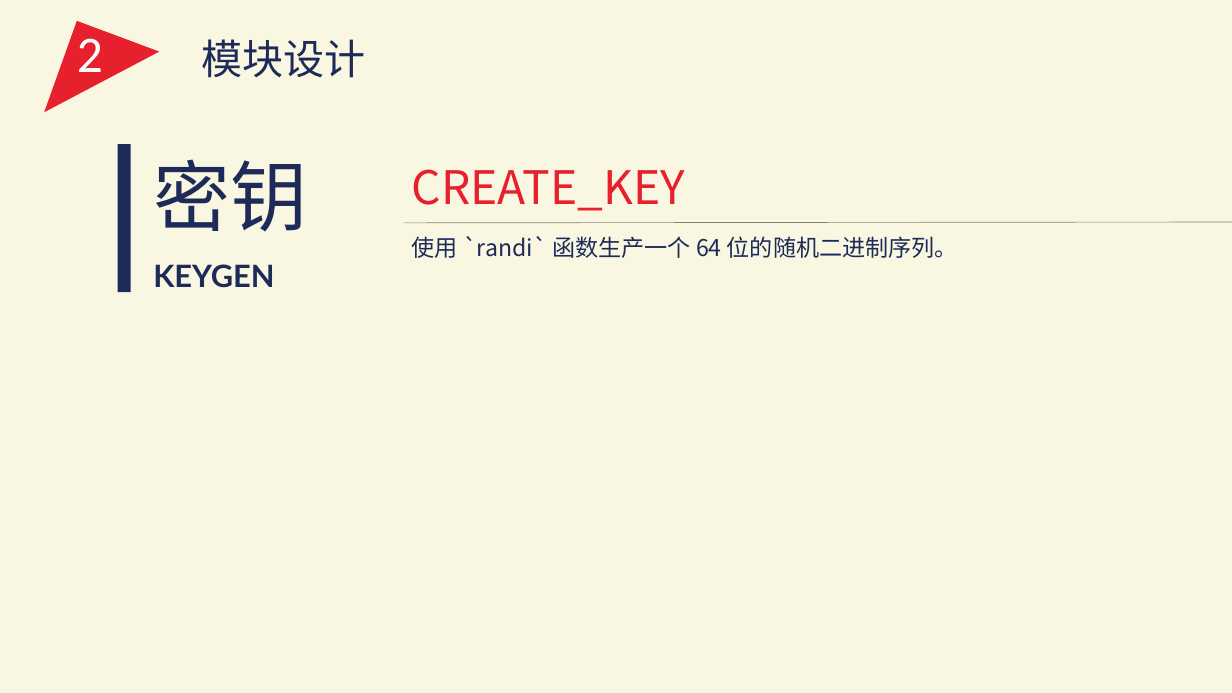
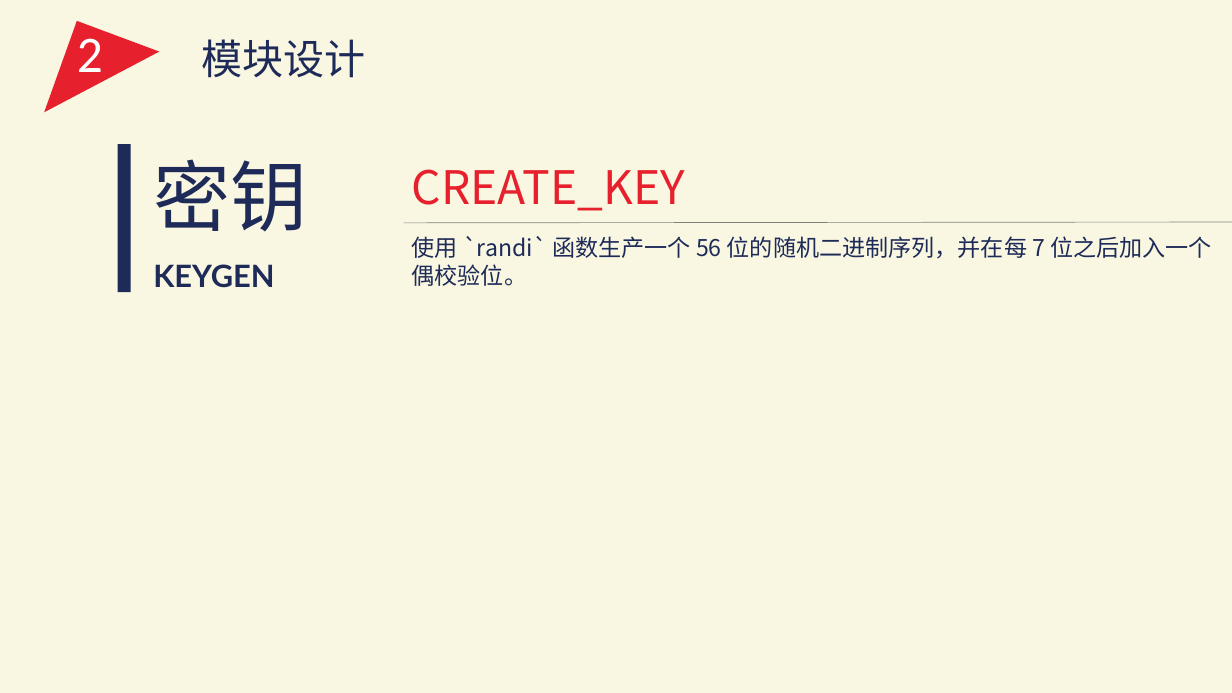
Before and after one commit to IntroductionOfCoding2015/encryption, a slide deck: slide 8 of PPT.pptx. Drawn at 1232x693 pixels with LibreOffice and Linux fonts; fonts in the diff are those of the drawing. Boxes give left, top, right and bottom in pixels: in the first picture for what was removed or moved away, otherwise in the second. Text is boxed around its words. In the diff, an @@ line names an element or a change of style, - is before the commit and + after.

Commit message:
PPT 3.0(maybe the final version)

```diff
--- a/PPT.pptx
+++ b/PPT.pptx
@@ text at (x1=412, y1=236, x2=1212, y2=286): text changed @@
-使用 `randi` 函数生产一个 64 位的随机二进制序列。
+使用 `randi` 函数生产一个 56 位的随机二进制序列，并在每 7 位之后加入一个偶校验位。
```
